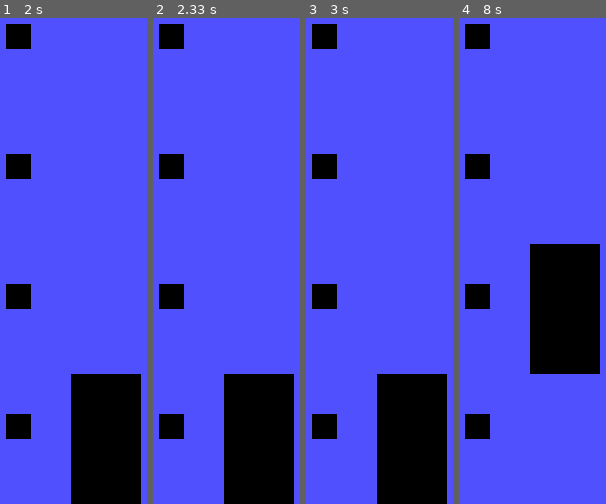
Above: before the commit, frames 1-4 (left to right).
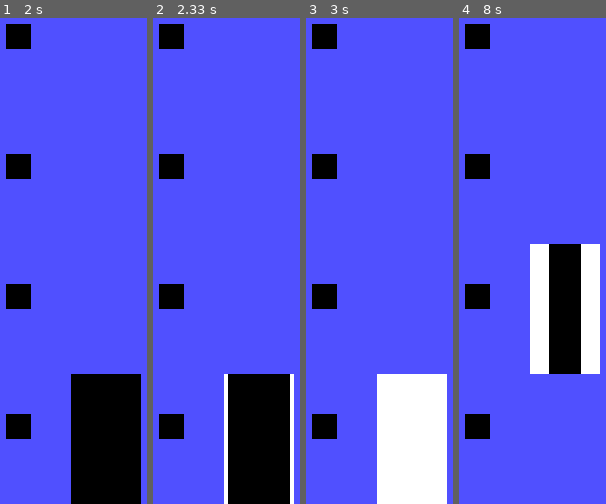
Above: after the commit, the same moments.

Repository: murilofcorso/elevador-pygame
Game: pygame game, started from tela.py
The game is run twice, just before and just after one commit, with the same random seed, the same clock (stepped at 60 frames per second) and the same inputs.
Inputs (mouse positions are in pixels of both pictures, inside the frame that each line leads up to):
- Up to frame 1 (2 s): click (17, 426) at 0.38 s
- Up to frame 2 (2.33 s): no input
- Up to frame 3 (3 s): no input
- Up to frame 4 (8 s): click (476, 295) at 4.72 s

Frame 1 is identical in both runs. In frame 2, 1.5% of the frame differs, in the area x 48-96%, y 73-100%; in frame 3, 13%; in frame 4, 6.9%.

Commit message:
criacao do metodo cooldowns

Diff:
--- a/elevador.py
+++ b/elevador.py
@@ -19,6 +19,9 @@
         self.andar_atual = 0
         self.rect.bottomleft = (self.tela.get_width()/2 - self.largura/2, self.tela.get_height() - (self.andar_atual * self.altura))
         self.chamados = []
+
+        self.fechou = False
+        self.abriu = False
 
 
     def mover(self, destino):
@@ -54,13 +57,17 @@
                 self.largura_porta -= 1
                 self.pos_porta_direita += 1
                 if self.largura_porta < -1:
-                    pygame.time.delay(2000)
+                    self.status = "porta_aberta"
+                    self.abriu = True
+                    self.abertura_tick = pygame.time.get_ticks()
                     self.fechar_porta()
             elif self.status == "porta_fechando":
                 self.largura_porta += 1
                 self.pos_porta_direita -= 1
                 if self.largura_porta >= self.largura/2:
-                    self.status = "parado"
+                    self.status = "porta_fechada"
+                    self.fechou = True
+                    self.fechamento_tick = pygame.time.get_ticks()
                     self.chamados.pop(0)
 
         pygame.draw.rect(self.image, (255, 255, 255), (0, 0, self.largura_porta, self.altura))
@@ -70,6 +77,20 @@
     def fechar_porta(self):
         if self.status == "porta_abrindo":
             self.status = "porta_fechando"
+
+
+    def cooldowns(self):
+        self.tick_atual = pygame.time.get_ticks()
+        # cooldown
+        if self.fechou:
+            if self.tick_atual - self.fechamento_tick > 1200:
+                self.fechou = False
+                self.status = "parado"
+
+        if self.abriu:
+            if self.tick_atual - self.abertura_tick > 1200:
+                self.abriu = False
+                self.status = "porta_fechando"
 
 
     def adicionar_chamado(self, andar):
@@ -84,9 +105,10 @@
             else:
                 return self.andar_atual
         else:
-            return self.andar_atual
+            return 0
 
 
     def update(self):
+        self.cooldowns()
         self.desenhar()
         self.mover(self.retornar_proximo_chamado())
